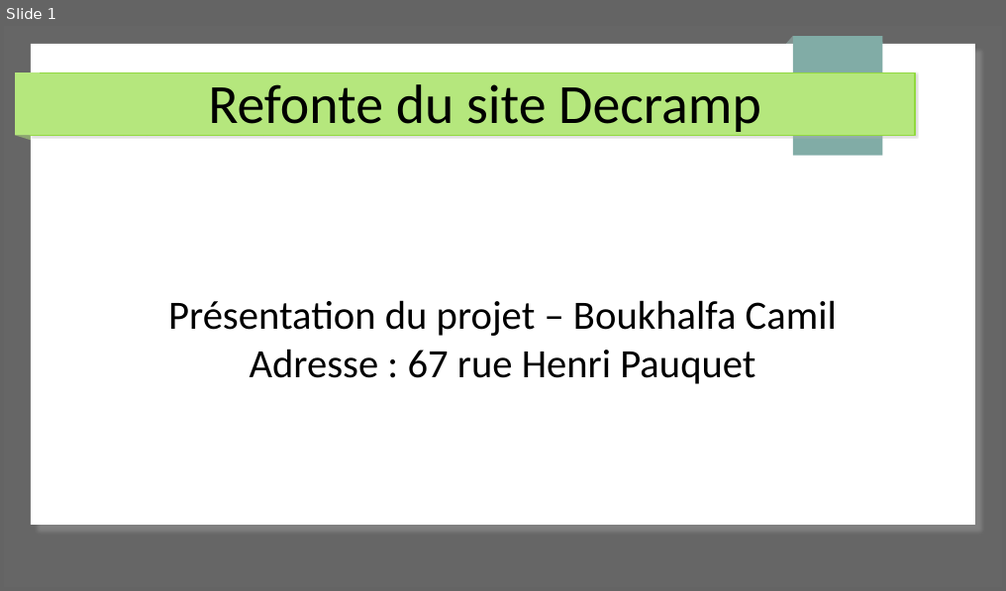
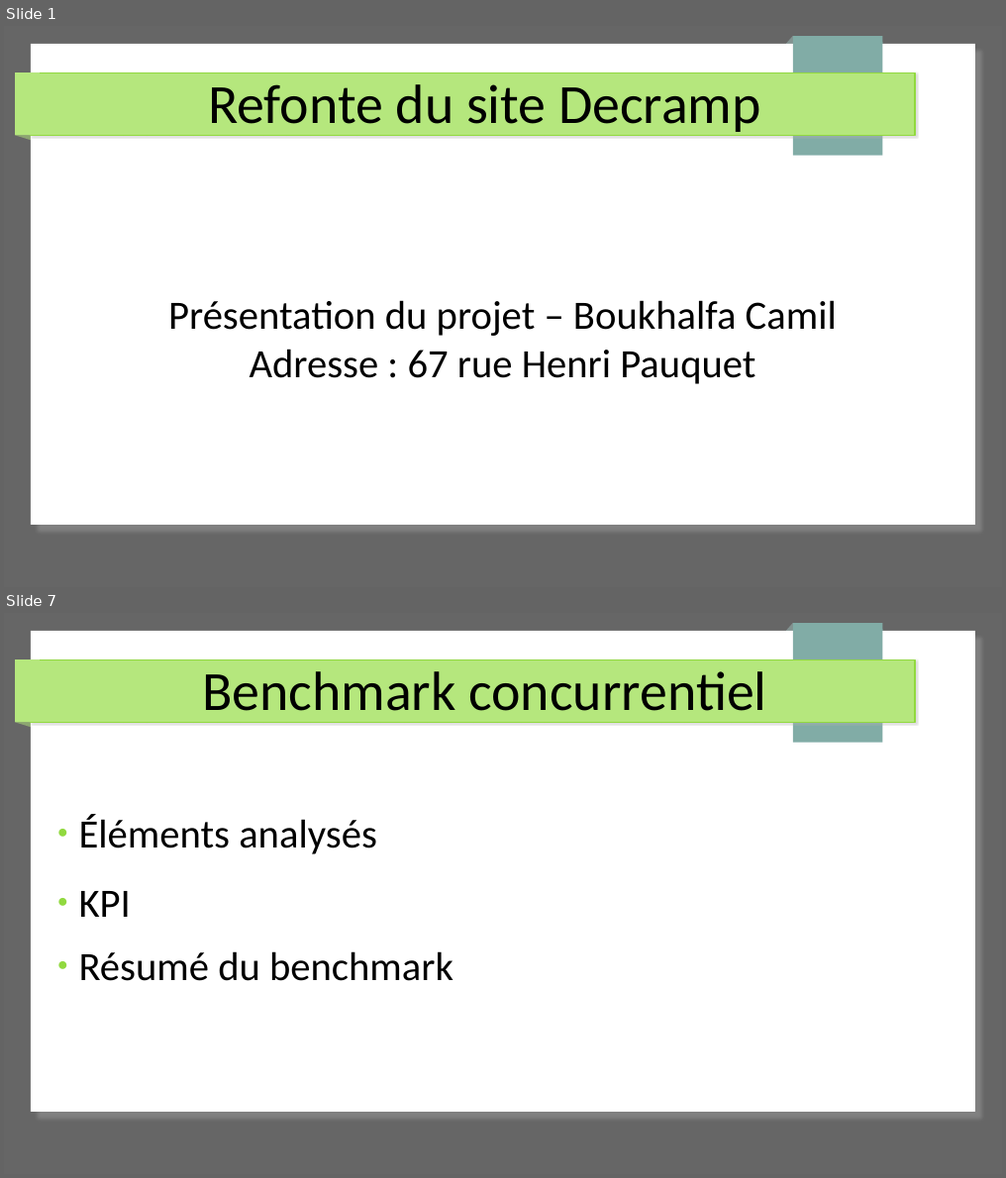
Before and after one commit to Cboukhal/project_exam, a slide deck: Document/projet_exam.odp. Shown one above the other, each under a label of ours: slide 1 before the commit, slides 1 and 7 after it; the slides between them are not shown. The pictures are 1006x591 and 1006x1178 pixels, drawn with LibreOffice and Linux fonts; fonts in the diff are those of the drawing. Boxes give left, top, right and bottom in pixels: in the first picture for what was removed or moved away, otherwise in the second. Text is boxed around its words. In the diff, an @@ line names an element or a change of style, - is before the commit and + after.

```diff
--- a/Document/projet_exam.odp
+++ b/Document/projet_exam.odp
@@ slide 7 added at [4,613,1002,1174], background #666666; not listed: 7 template elements that a slide beside it also shows @@
@@ title added at [202,671,766,724], 44 pt, text #000000 @@
+Benchmark concurrentiel
@@ text added at [79,815,453,981], 32 pt, text #000000 @@
+● Éléments analysés
+● KPI
+● Résumé du benchmark
```
Also in this commit, not shown: 4 slides changed, 15 other slides added, 2 other files.
